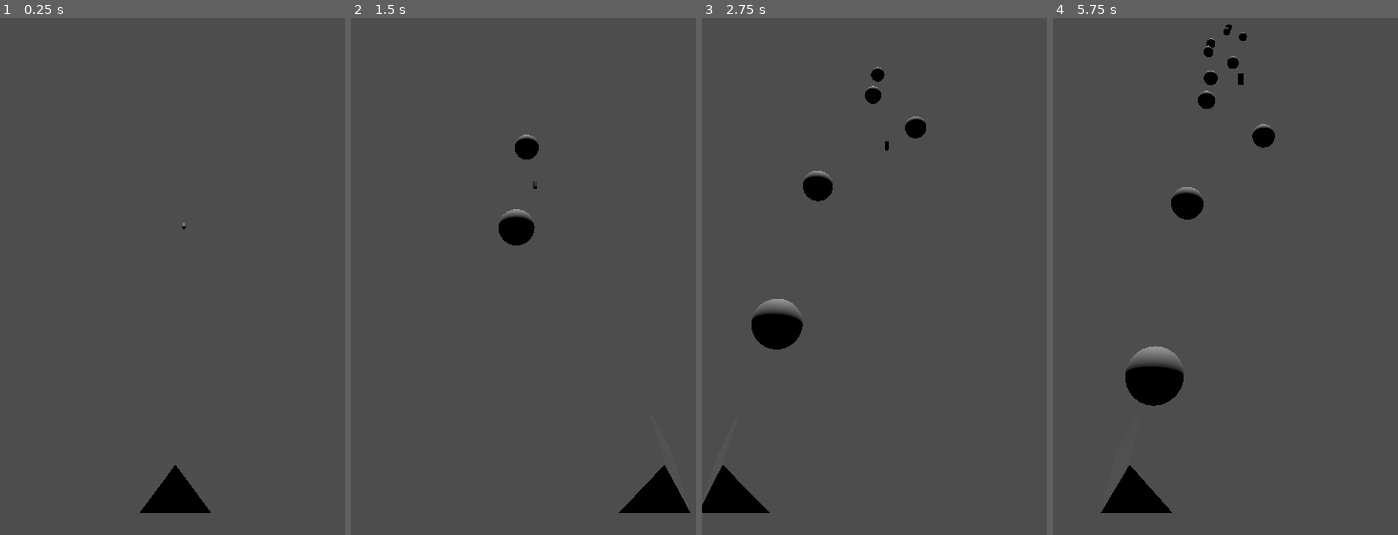
Above: before the commit, frames 1-4 (left to right).
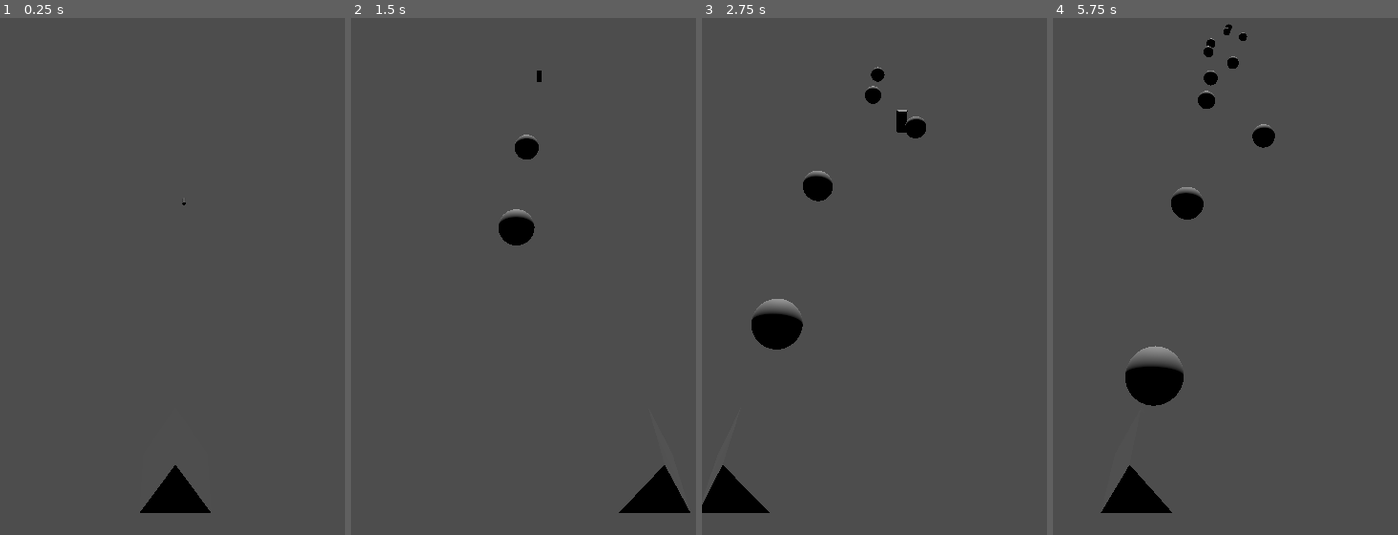
Above: after the commit, the same moments.

Repository: danbolleboom/GodotMobileGame
Game: Godot game, scene res://Scenes/world.tscn
Two runs of this game, one before a commit and one after it. Both use one fixed random seed, a clock stepped at 60 frames per second and the inputs below.
Inputs (mouse positions are in pixels of both pictures, inside the frame that each line leads up to):
- Up to frame 1 (0.25 s): no input
- Up to frame 2 (1.5 s): tap Enter at 0.5 s; move the mouse to (509, 421) at 0.52 s; move the mouse to (633, 385) at 1.27 s
- Up to frame 3 (2.75 s): move the mouse to (771, 157) at 2.02 s
- Up to frame 4 (5.75 s): move the mouse to (1246, 271) at 2.77 s; move the mouse to (1177, 80) at 3.52 s; move the mouse to (1304, 229) at 4.27 s; move the mouse to (1159, 307) at 5.02 s

The runs differ from the first frame. In frame 1, less than 0.1% of the frame differs, in the area x 52-54%, y 35-41%; in frame 2, less than 0.1%; in frame 3, 0.1%, in the area x 53-60%, y 17-26%; in frame 4, less than 0.1%.

Commit message:
Enemy damage

Diff:
--- a/Scenes/enemy.tscn
+++ b/Scenes/enemy.tscn
@@ -15,3 +15,4 @@
 
 [node name="EnemyData" type="Node" parent="." index="2"]
 script = ExtResource("2_1f0kj")
+maxHealth = 10.0
--- a/Scenes/path_entity.gd
+++ b/Scenes/path_entity.gd
@@ -9,6 +9,7 @@
 @onready var path = get_tree().root.get_node("Root/MovementPath") as Path3D;
 @onready var xOffset: float = randf_range(-xOffsetLimit, xOffsetLimit);
 @onready var point1Height = path.curve.get_point_position(0).y
+@onready var enemyData = $EnemyData
 
 # Called when the node enters the scene tree for the first time.
 func _ready() -> void:
@@ -28,3 +29,6 @@
 
 	position = positionOnPath + horizontalOffset + verticalOffset;
 	rotation = Vector3(angle, 0, 0);
+
+func Damage(damage: int) -> void:
+	enemyData.Damage(damage)
--- a/Scenes/projectile.tscn
+++ b/Scenes/projectile.tscn
@@ -1,6 +1,7 @@
-[gd_scene load_steps=4 format=3 uid="uid://c5ueclcie2is4"]
+[gd_scene load_steps=5 format=3 uid="uid://c5ueclcie2is4"]
 
 [ext_resource type="Script" uid="uid://d367v2i1yc01m" path="res://Scripts/projectile.gd" id="1_f8cdk"]
+[ext_resource type="Script" uid="uid://dyks6k5kyuxju" path="res://Scripts/projectile_data.gd" id="2_yr2qt"]
 
 [sub_resource type="SphereMesh" id="SphereMesh_f8cdk"]
 
@@ -13,10 +14,14 @@
 speed = 15.0
 positionBounds = -80.0
 
+[node name="ProjectileData" type="Node" parent="."]
+script = ExtResource("2_yr2qt")
+damage = 5
+
 [node name="MeshInstance3D" type="MeshInstance3D" parent="."]
 mesh = SubResource("SphereMesh_f8cdk")
 
 [node name="CollisionShape3D" type="CollisionShape3D" parent="."]
 shape = SubResource("SphereShape3D_f8cdk")
 
-[connection signal="area_entered" from="." to="." method="_on_area_entered"]
+[connection signal="area_entered" from="." to="ProjectileData" method="_on_projectile_area_entered"]
--- a/Scenes/world.tscn
+++ b/Scenes/world.tscn
@@ -59,3 +59,4 @@
 curve = SubResource("Curve3D_a02cp")
 
 [node name="Enemy" parent="." instance=ExtResource("2_go701")]
+speed = 20.0
--- a/Scripts/enemy_data.gd
+++ b/Scripts/enemy_data.gd
@@ -3,3 +3,13 @@
 @export var maxHealth: float;
 
 @onready var currentHealth: float = maxHealth;
+
+func Die() -> void:
+	# Todo: death fx
+	get_parent().queue_free()
+
+func Damage(damage: int) -> void:
+	currentHealth -= damage
+
+	if currentHealth <= 0:
+		Die()
--- a/Scripts/projectile.gd
+++ b/Scripts/projectile.gd
@@ -2,6 +2,8 @@
 
 @export var speed: float;
 @export var positionBounds: float;
+
+@onready var projectileData = $ProjectileData
 
 # Called when the node enters the scene tree for the first time.
 func _ready() -> void:
@@ -18,7 +20,4 @@
 
 	if position.z > 80:
 		queue_free()
-		pass
-
-func _on_area_entered(area: Area3D) -> void:
-	print("Area entered")
+		return
--- /dev/null
+++ b/Scripts/projectile_data.gd
@@ -0,0 +1,14 @@
+extends Node
+
+@export var damage: int
+@export var pierce: int
+@export var speed: float
+
+func _on_projectile_area_entered(area: Area3D) -> void:
+	if area.has_method("Damage"):
+		area.Damage(damage);
+
+	pierce -= 1;
+	if pierce <= 0:
+		queue_free()
+		return
Not shown, added: Scripts/projectile_data.gd.uid
